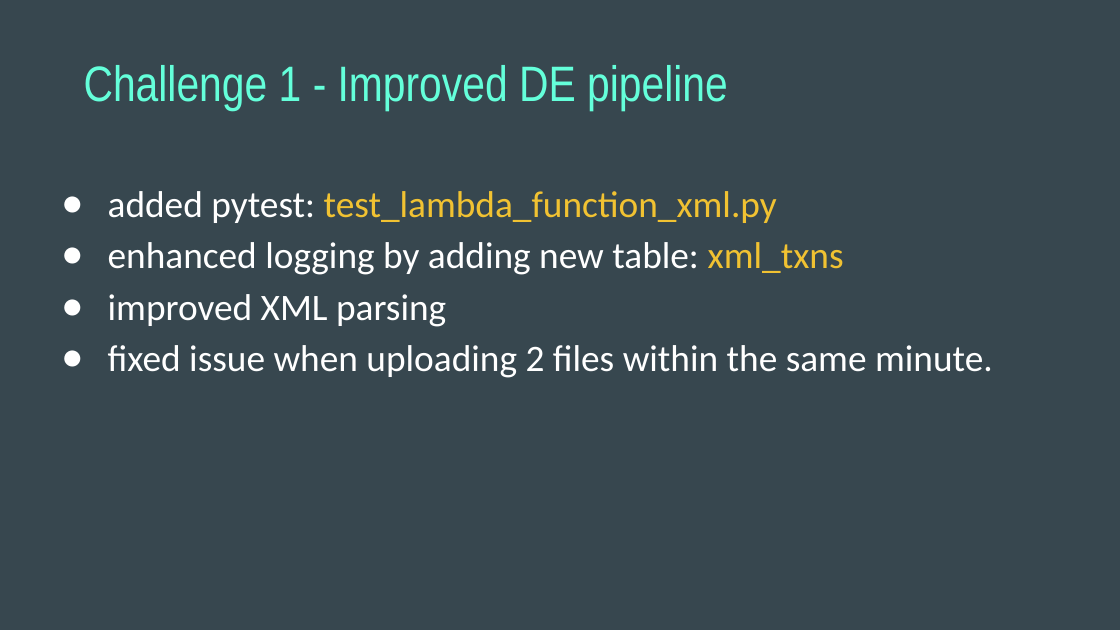
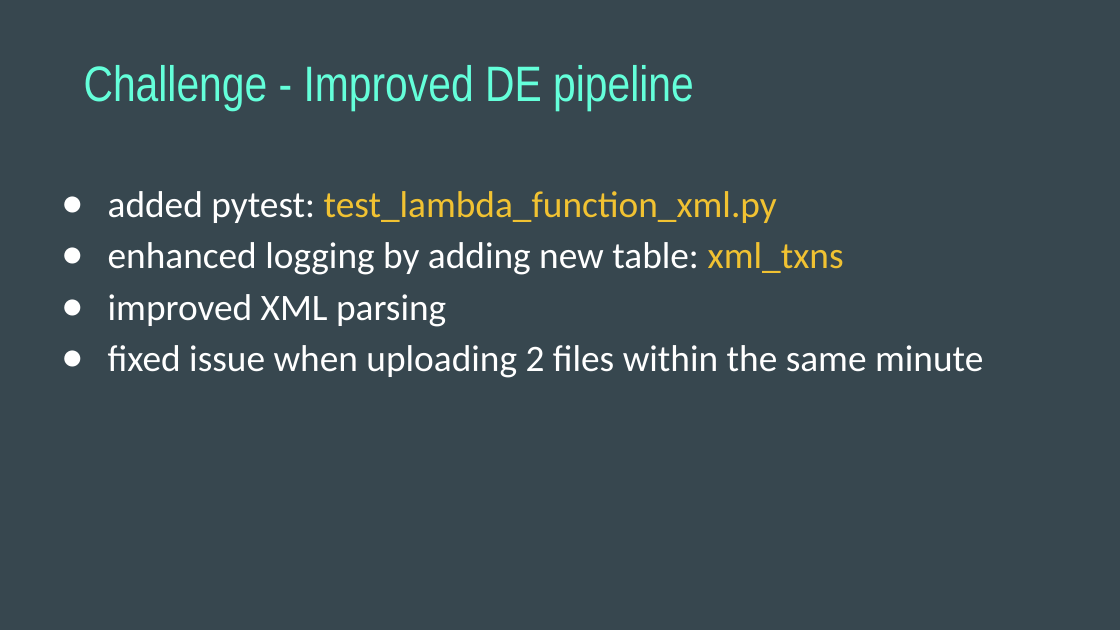
Before and after one commit to wgong/code2cloud, a slide deck: slide 5 of docs/code2cloud.pptx. Drawn at 1120x630 pixels with LibreOffice and Linux fonts; fonts in the diff are those of the drawing. Boxes give left, top, right and bottom in pixels: in the first picture for what was removed or moved away, otherwise in the second. Text is boxed around its words. In the diff, an @@ line names an element or a change of style, - is before the commit and + after.

```diff
--- a/docs/code2cloud.pptx
+++ b/docs/code2cloud.pptx
@@ title at (84,65,694,111): text changed @@
-Challenge 1 - Improved DE pipeline
+Challenge - Improved DE pipeline
@@ text at (108,345,983,378): text changed @@
-● fixed issue when uploading 2 files within the same minute.
+● fixed issue when uploading 2 files within the same minute
```
Also in this commit, not shown: 8 other slides changed, 2 slides added, 1 other file.
